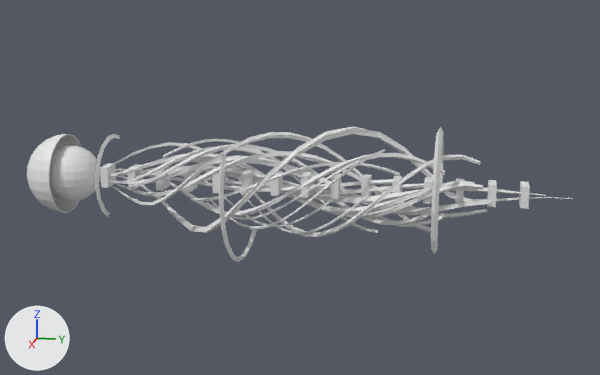
Before and after pictures for a commit that changed the OBJ model Assets/Models/UpperArm/bras_0017.obj.
One viewpoint serves both versions: a 50 mm lens placed at (1.279, 0.295, 0.315), pointed at (0.006, 0.04, -0.004). Every picture has the same lights, and +X, +Y and +Z are marked at lower left. Where no turn or scale is listed for an object, it has been applied to the vertices. Vertices at the same position are counted once.

The first picture shows 'bras_0017'.
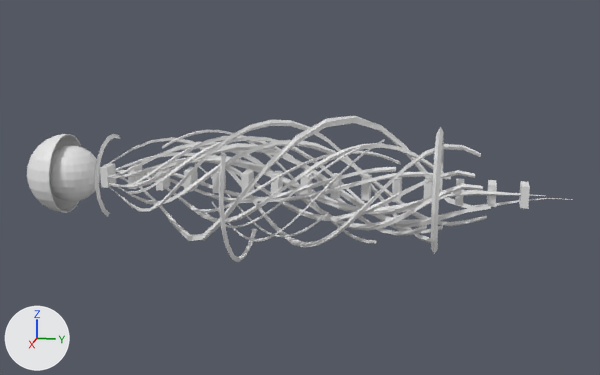
Changed parts and their boxes [x1, y1, x2, y2] in the pictures (600 x 375 px; the box of a moved part takes in the faces that stretch with it):
'bras_0017', reshaped (7% taller)
    before: [27, 126, 573, 262]
    after: [27, 116, 573, 262]
part 1 of me_bras_0017, moved or reshaped
    before: [162, 139, 378, 233]
    after: [162, 130, 377, 243]
part 2 of me_bras_0017, moved or reshaped
    before: [212, 165, 366, 234]
    after: [226, 169, 364, 246]
part 3 of me_bras_0017, moved or reshaped
    before: [198, 174, 330, 227]
    after: [195, 163, 329, 238]
part 4 of me_bras_0017, moved or reshaped
    before: [210, 149, 385, 229]
    after: [212, 139, 385, 242]
part 5 of me_bras_0017, moved or reshaped
    before: [206, 160, 360, 220]
    after: [206, 147, 360, 228]
part 6 of me_bras_0017, rebuilt (18% taller)
    before: [128, 144, 443, 227]
    after: [127, 136, 443, 234]
part 7 of me_bras_0017, rebuilt (6% narrower, 6% taller)
    before: [99, 153, 483, 218]
    after: [115, 152, 475, 221]
part 8 of me_bras_0017, rebuilt
    before: [112, 151, 487, 218]
    after: [99, 143, 491, 227]
part 9 of me_bras_0017, rebuilt
    before: [136, 167, 359, 197]
    after: [171, 172, 451, 202]
part 10 of me_bras_0017, rebuilt (27% taller)
    before: [114, 153, 445, 216]
    after: [116, 143, 444, 223]
part 11 of me_bras_0017, rebuilt (26% narrower)
    before: [115, 158, 475, 213]
    after: [130, 157, 395, 214]
part 12 of me_bras_0017, rebuilt (17% taller)
    before: [108, 142, 481, 237]
    after: [104, 137, 481, 248]
part 13 of me_bras_0017, rebuilt
    before: [155, 173, 433, 195]
    after: [113, 167, 396, 203]
part 14 of me_bras_0017, rebuilt (57% taller)
    before: [190, 162, 400, 201]
    after: [191, 151, 401, 213]
part 15 of me_bras_0017, rebuilt
    before: [99, 132, 431, 233]
    after: [108, 135, 427, 236]
part 16 of me_bras_0017, rebuilt (18% wider, 12% taller)
    before: [109, 146, 427, 225]
    after: [108, 142, 483, 231]
part 17 of me_bras_0017, rebuilt
    before: [99, 155, 491, 215]
    after: [118, 140, 487, 226]
part 18 of me_bras_0017, added
    after: [100, 120, 431, 243]
part 19 of me_bras_0017, moved or reshaped
    before: [110, 126, 573, 233]
    after: [111, 116, 573, 241]

Edits to the bpy script that builds the scene:
```text
Change me_bras_0017:
    remove me_bras_0017.from_pydata(...)  # 2626 vertices, 2639 faces; spans x -0.103..0.131, y -0.437..0.461, z -0.132..0.099
    add me_bras_0017.from_pydata(...)  # 2627 vertices, 2639 faces; spans x -0.104..0.131, y -0.437..0.461, z -0.132..0.112
    me_bras_0017 part 1: the loose piece of 98 vertices spanning x -0.071..0.034, y -0.18..0.168, z -0.071..0.067 is multiplied about the mesh origin by the matrix ((1.23, 0.001, -0.176), (0.0, 1.0, 0.0), (0.177, -0.002, 1.226))
    me_bras_0017 part 2: the loose piece of 98 vertices spanning x -0.077..0.08, y -0.145..0.155, z -0.08..0.021 is multiplied about the mesh origin by the matrix ((1.211, 0.003, 0.136), (0.0, 1.0, 0.0), (-0.132, -0.002, 1.215))
    me_bras_0017 part 3: the loose piece of 98 vertices spanning x -0.062..0.07, y -0.161..0.099, z -0.071..0.001 is multiplied about the mesh origin by the matrix ((1.21, 0.004, 0.19), (0.0, 1.0, 0.0), (-0.182, -0.005, 1.215))
    me_bras_0017 part 4: the loose piece of 98 vertices spanning x -0.052..0.076, y -0.13..0.177, z -0.076..0.07 is multiplied about the mesh origin by the matrix ((1.264, 0.003, 0.036), (0.0, 1.0, 0.0), (-0.042, 0.003, 1.263))
    me_bras_0017 part 5: the loose piece of 98 vertices spanning x -0.033..0.062, y -0.129..0.139, z -0.062..0.051 is multiplied about the mesh origin by the matrix ((1.214, -0.002, -0.25), (0.0, 1.0, 0.0), (0.244, 0.009, 1.199))
    me_bras_0017 part 6: the loose piece of 98 vertices spanning x -0.061..0.045, y -0.245..0.269, z -0.061..0.061 is rebuilt with 98 vertices and now spans x -0.075..0.06, y -0.245..0.269, z -0.072..0.075
    me_bras_0017 part 7: the loose piece of 98 vertices spanning x -0.05..0.045, y -0.337..0.326, z -0.049..0.043 is rebuilt with 98 vertices and now spans x -0.056..0.056, y -0.272..0.314, z -0.056..0.042
    me_bras_0017 part 8: the loose piece of 98 vertices spanning x -0.053..0.048, y -0.299..0.335, z -0.045..0.053 is rebuilt with 98 vertices and now spans x -0.063..0.046, y -0.437..0.339, z -0.061..0.063
    me_bras_0017 part 9: the loose piece of 98 vertices spanning x -0.022..0.015, y -0.243..0.195, z -0.022..0.02 is rebuilt with 98 vertices and now spans x -0.026..0.031, y -0.226..0.277, z -0.031..0.029
    me_bras_0017 part 10: the loose piece of 98 vertices spanning x -0.044..0.058, y -0.3..0.267, z -0.056..0.057 is rebuilt with 98 vertices and now spans x -0.058..0.071, y -0.3..0.267, z -0.068..0.071
    me_bras_0017 part 11: the loose piece of 98 vertices spanning x -0.042..0.039, y -0.272..0.314, z -0.042..0.035 is rebuilt with 98 vertices and now spans x -0.042..0.031, y -0.243..0.195, z -0.042..0.038
    me_bras_0017 part 12: the loose piece of 98 vertices spanning x -0.082..0.083, y -0.298..0.321, z -0.084..0.063 is rebuilt with 98 vertices and now spans x -0.097..0.101, y -0.298..0.321, z -0.101..0.08
    me_bras_0017 part 13: the loose piece of 98 vertices spanning x -0.015..0.016, y -0.226..0.277, z -0.016..0.012 is rebuilt with 98 vertices and now spans x -0.024..0.035, y -0.29..0.192, z -0.035..0.035
    me_bras_0017 part 14: the loose piece of 98 vertices spanning x -0.035..0.039, y -0.142..0.196, z -0.034..0.039 is rebuilt with 98 vertices and now spans x -0.046..0.058, y -0.142..0.196, z -0.051..0.058
    me_bras_0017 part 15: the loose piece of 98 vertices spanning x -0.084..0.075, y -0.353..0.256, z -0.072..0.084 is rebuilt with 98 vertices and now spans x -0.076..0.052, y -0.298..0.245, z -0.075..0.075
    me_bras_0017 part 16: the loose piece of 98 vertices spanning x -0.059..0.043, y -0.298..0.245, z -0.059..0.057 is rebuilt with 98 vertices and now spans x -0.068..0.061, y -0.337..0.326, z -0.068..0.061
    me_bras_0017 part 17: the loose piece of 98 vertices spanning x -0.043..0.032, y -0.437..0.339, z -0.042..0.043 is rebuilt with 98 vertices and now spans x -0.072..0.068, y -0.299..0.335, z -0.059..0.072
    me_bras_0017 part 18: a new loose piece of 98 vertices spanning x -0.103..0.093, y -0.353..0.256, z -0.09..0.103
    me_bras_0017 part 19: 288 vertices removed from x -0.088..0.096, y -0.416..0.461, z -0.083..0.095; 191 vertices added at x -0.104..0.113, y -0.416..0.461, z -0.096..0.112
```
